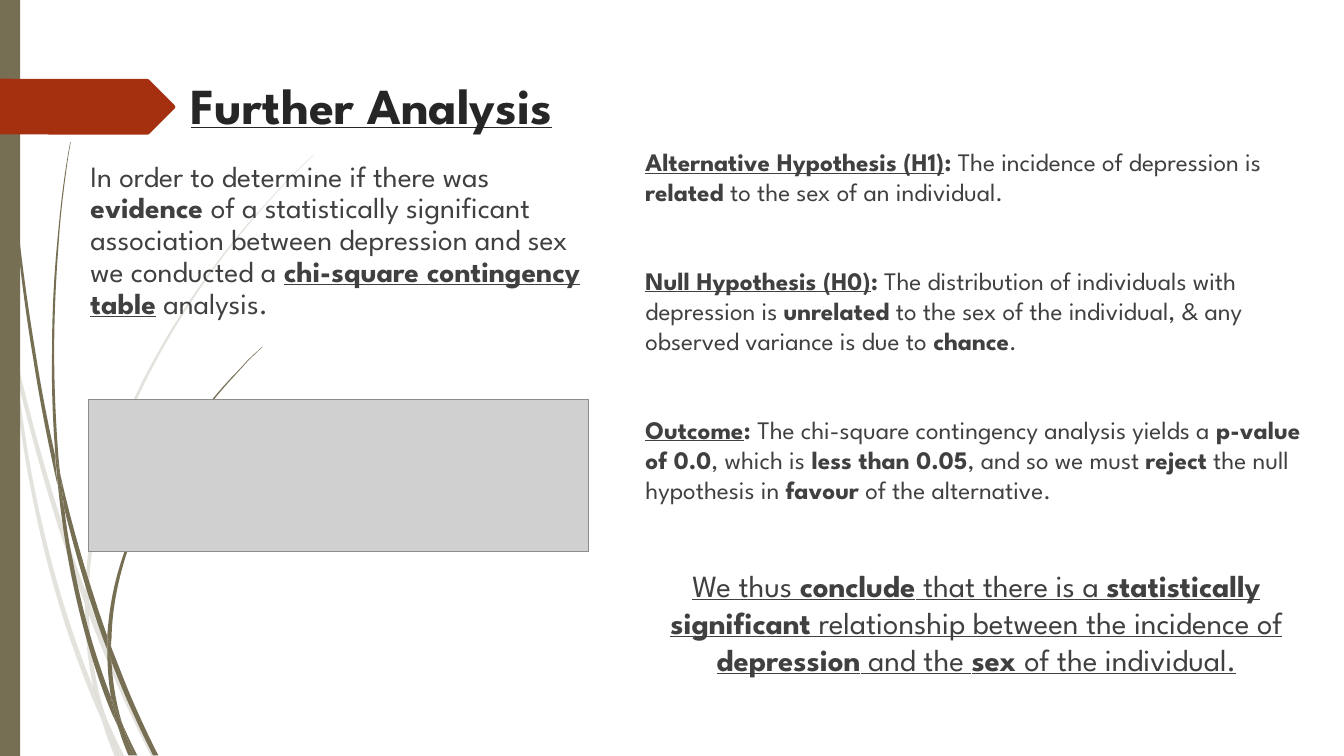
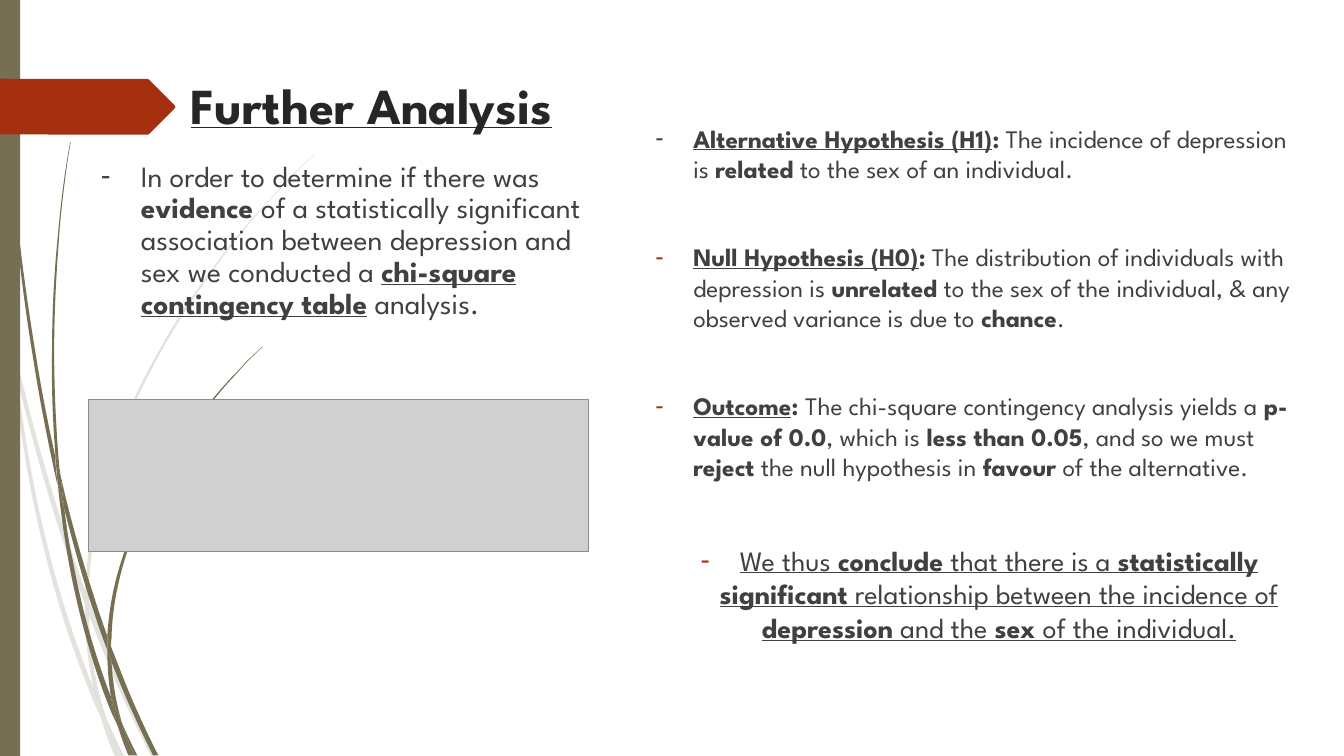
Before and after one commit to jeffrey1008x/Project1Team5, a slide deck: slide 17 of Analysis of Selected Health Issues (Light).pptx (slide 16 before the commit). Drawn at 1344x756 pixels with LibreOffice and Linux fonts; fonts in the diff are those of the drawing; grey boxes stand for pictures; background and template pictures are left out. Boxes give left, top, right and bottom in pixels: in the first picture for what was removed or moved away, otherwise in the second. Text is boxed around its words. In the diff, an @@ line names an element or a change of style, - is before the commit and + after.

```diff
--- a/Analysis of Selected Health Issues (Light).pptx
+++ b/Analysis of Selected Health Issues (Light).pptx
@@ text "Alternative Hypothesis (H1): The incidence ...": place and size @@
-text "Alternative Hypothesis (H1): The incidence ..." at <box>645,153,1300,678</box>
+text "Alternative Hypothesis (H1): The incidence ..." at <box>693,130,1289,644</box>
@@ text "Alternative Hypothesis (H1): The incidence ..." at <box>693,130,1289,644</box>: size 22 to 20 pt in "We thus conclude that there is a ..."; bullet none to - @@
@@ text "In order to determine if ..." at <box>141,166,581,321</box>: bullet none to - @@
```
Also in this commit, not shown: 10 other slides changed, 5 slides added, 14 slides removed, 1 other file.
